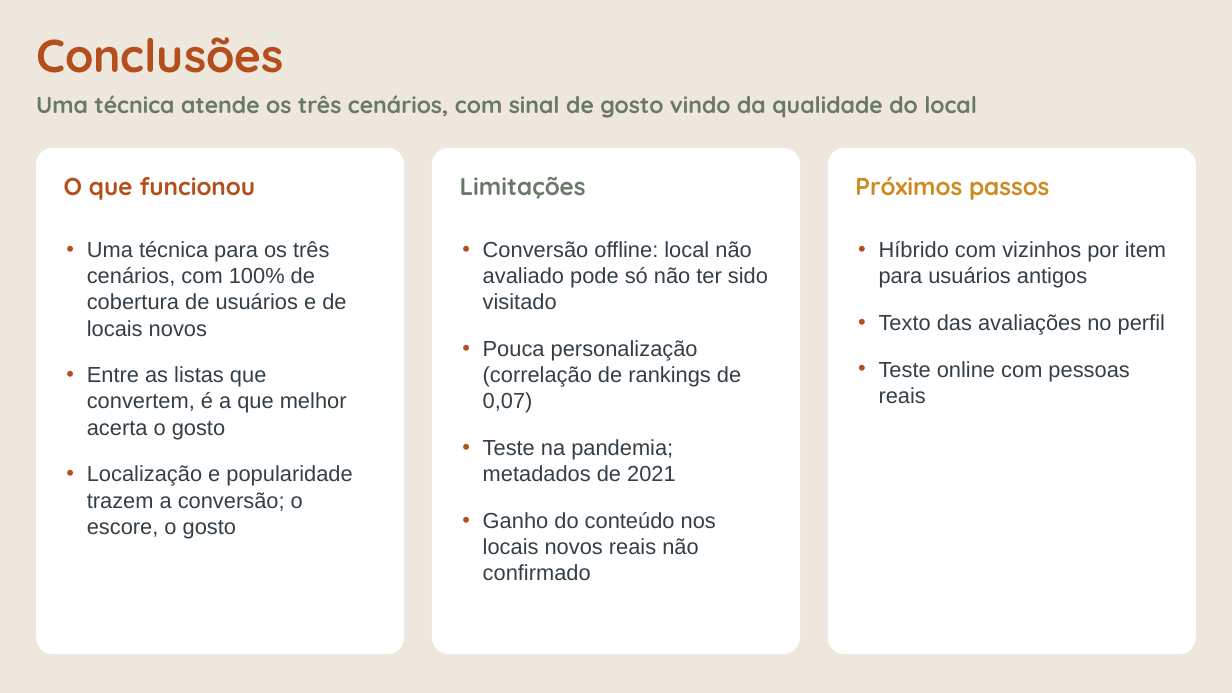
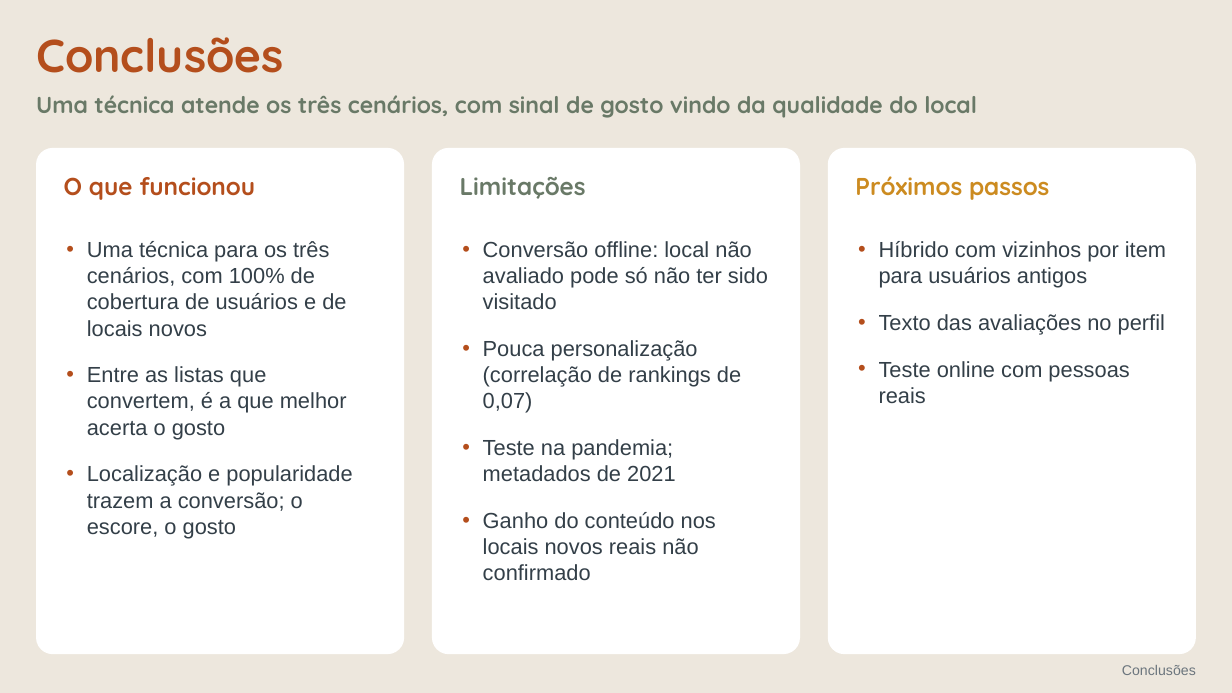
Before and after one commit to Chelughini/sistema-recomendacao-t1, a slide deck: slide 24 of apresentacao/T1_Sistema_Recomendacao.pptx (slide 17 before the commit). Drawn at 1232x693 pixels with LibreOffice and Linux fonts; fonts in the diff are those of the drawing. Boxes give left, top, right and bottom in pixels: in the first picture for what was removed or moved away, otherwise in the second. Text is boxed around its words. In the diff, an @@ line names an element or a change of style, - is before the commit and + after.

```diff
--- a/apresentacao/T1_Sistema_Recomendacao.pptx
+++ b/apresentacao/T1_Sistema_Recomendacao.pptx
@@ text added at (1122, 665, 1196, 675), 11 pt, text #6B757D @@
+Conclusões
```
Also in this commit, not shown: 19 other slides changed, 9 slides added, 2 slides removed, 4 other files.
